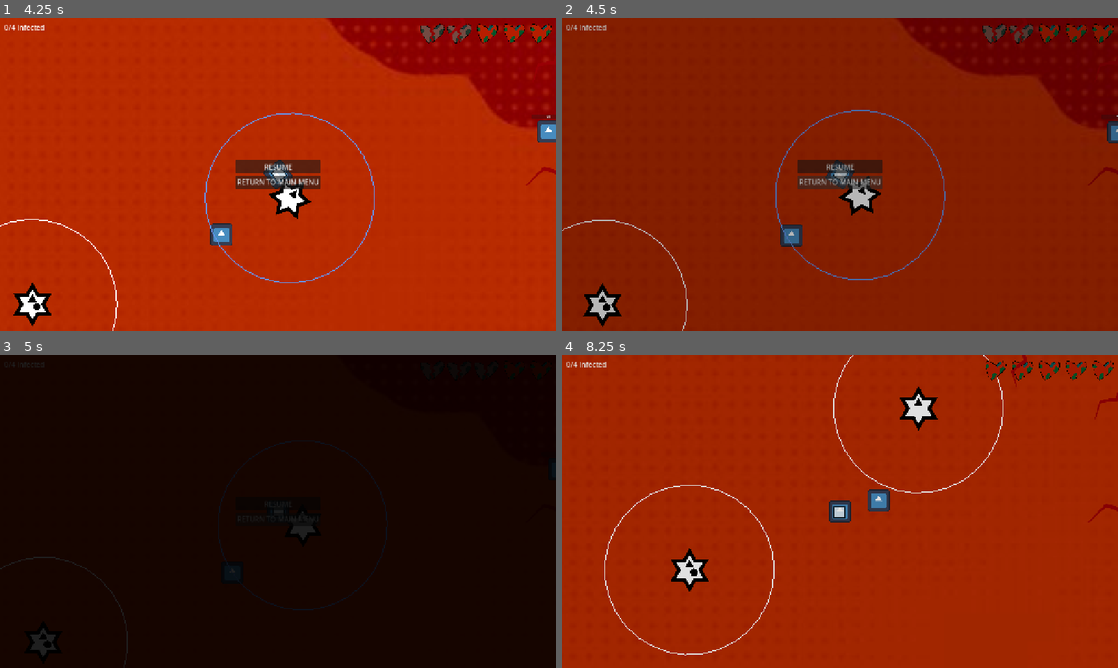
Above: before the commit, frames 1-4 (two rows, left to right).
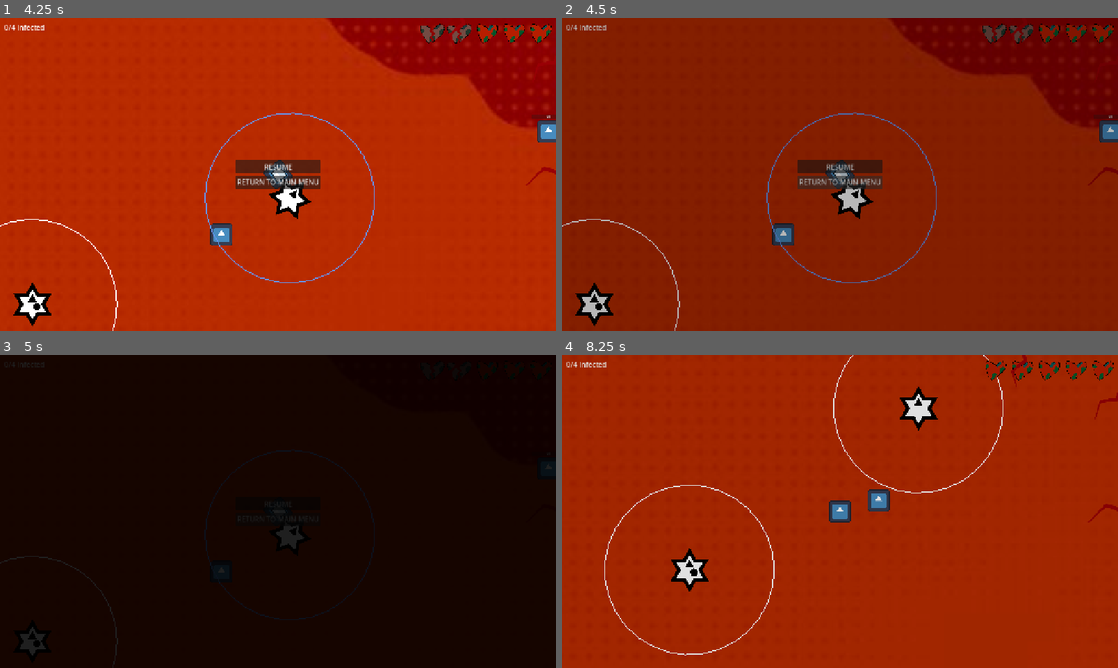
Above: after the commit, the same moments.

Repository: MarkusSecundus/GlobalJam_2026
Game: Godot game, scene res://maps/test_map.tscn
Same seed, same stepped clock (60 frames per second), same inputs: the game is played once before the commit and once after it. The engine's default icon, where the game draws it, is replaced by a stand-in: a white triangle on a blue panel in a dark square.
Inputs:
- Up to frame 1 (4.25 s): hold D (Right) 0.53-1.28 s; tap 1 (Mask1) at 0.6, 2.85 s; hold S (Down) 1.28-2.03 s; tap 2 (Mask2) at 1.35, 3.6 s; hold D (Right) 2.03-2.78 s; tap 3 (Mask3) at 2.1 s; hold W (Up) 2.78-3.53 s; hold A (Left) from 3.53 s (still down); tap Escape (Pause) at 4.15 s
- Up to frame 2 (4.5 s): release A (Left) at 4.25 s; click "RETURN TO MAIN MENU" at 4.25 s
- Up to frame 3 (5 s): no input
- Up to frame 4 (8.25 s): hold A (Left) 5.03-5.75 s; tap 3 (Mask3) at 5.1 s; click "PLAY" at 5.75 s; click "PLAY" at 6.5 s; hold S (Down) 7.28-8.03 s; tap 1 (Mask1) at 7.35 s; hold D (Right) from 8.03 s (still down); tap 2 (Mask2) at 8.1 s

Frame 1 is identical in both runs. In frame 2, 2.6% of the frame differs, in the area x 0-100%, y 0-100%; in frame 3, 1.4%; in frame 4, less than 0.1%.

Commit message:
unpause at end of pause screen fade when returning

Diff:
--- a/scripts/ui/pause_menu.gd
+++ b/scripts/ui/pause_menu.gd
@@ -24,6 +24,11 @@
 
 
 func _on_button_return_pressed() -> void:
-	get_tree().paused = false
+	pass
+	#get_tree().paused = false
 	#visible = false
 	#get_tree().change_scene_to_file("res://ui/main_menu.tscn")
+
+
+func _on_transition_the_signal() -> void:
+	get_tree().paused = false
--- a/scripts/util/EffectsUtils.gd
+++ b/scripts/util/EffectsUtils.gd
@@ -15,7 +15,7 @@
 	func create_tween()->Tween:
 		if _tween and _tween.is_running():
 			_tween.kill()
-		var tree := obj.get_tree()
+		var tree := obj#.get_tree()
 		if tree: _tween = tree.create_tween()
 		else: _tween = obj.create_tween()
 		return _tween
--- a/scripts/util/dialog_system/dialog_custom_actions/Fader.tscn
+++ b/scripts/util/dialog_system/dialog_custom_actions/Fader.tscn
@@ -10,6 +10,7 @@
 gradient = SubResource("Gradient_eb1j1")
 
 [node name="Fader" type="CanvasLayer" unique_id=532284007]
+process_mode = 3
 layer = 7
 
 [node name="Fader" type="TextureRect" parent="." unique_id=1572047129]
--- a/ui/pause_dialog.tscn
+++ b/ui/pause_dialog.tscn
@@ -5,6 +5,7 @@
 [ext_resource type="Script" uid="uid://drunnu1gxn230" path="res://scripts/util/dialog_system/DialogCoroutine.gd" id="3_8mhdj"]
 [ext_resource type="Script" uid="uid://ubonts5hn7fi" path="res://scripts/util/dialog_system/dialog_custom_actions/DialogAction_Fader.gd" id="4_bupjb"]
 [ext_resource type="Script" uid="uid://dfavgujxe6882" path="res://scripts/util/dialog_system/simple_actions/DialogActionTransitionScene.gd" id="5_bupjb"]
+[ext_resource type="Script" uid="uid://bw4p4wxlm5ae8" path="res://scripts/util/dialog_system/simple_actions/DialogActionEmitSignal.gd" id="5_gfs1b"]
 
 [node name="PauseDialog" type="Control" unique_id=1907803477]
 process_mode = 3
@@ -39,6 +40,7 @@
 text = "RETURN TO MAIN MENU"
 
 [node name="FadeAction" type="Node" parent="." unique_id=1436554725]
+process_mode = 3
 script = ExtResource("2_vd0j4")
 
 [node name="Fn_Return" type="Node" parent="FadeAction" unique_id=937284288]
@@ -51,10 +53,13 @@
 ease = 1
 transition = 1
 
-[node name="Transition" type="Node" parent="FadeAction/Fn_Return" unique_id=1631386444]
+[node name="Transition_unpause" type="Node" parent="FadeAction/Fn_Return" unique_id=1631386444]
+script = ExtResource("5_gfs1b")
+
+[node name="Transition2" type="Node" parent="FadeAction/Fn_Return" unique_id=1474394465]
 script = ExtResource("5_bupjb")
 destination_string = "res://ui/main_menu.tscn"
 
 [connection signal="pressed" from="VBoxContainer/Button_resume" to="." method="_on_button_resume_pressed"]
-[connection signal="pressed" from="VBoxContainer/Button_return" to="." method="_on_button_return_pressed"]
 [connection signal="pressed" from="VBoxContainer/Button_return" to="FadeAction/Fn_Return" method="run_dialog"]
+[connection signal="the_signal" from="FadeAction/Fn_Return/Transition_unpause" to="." method="_on_transition_the_signal"]
